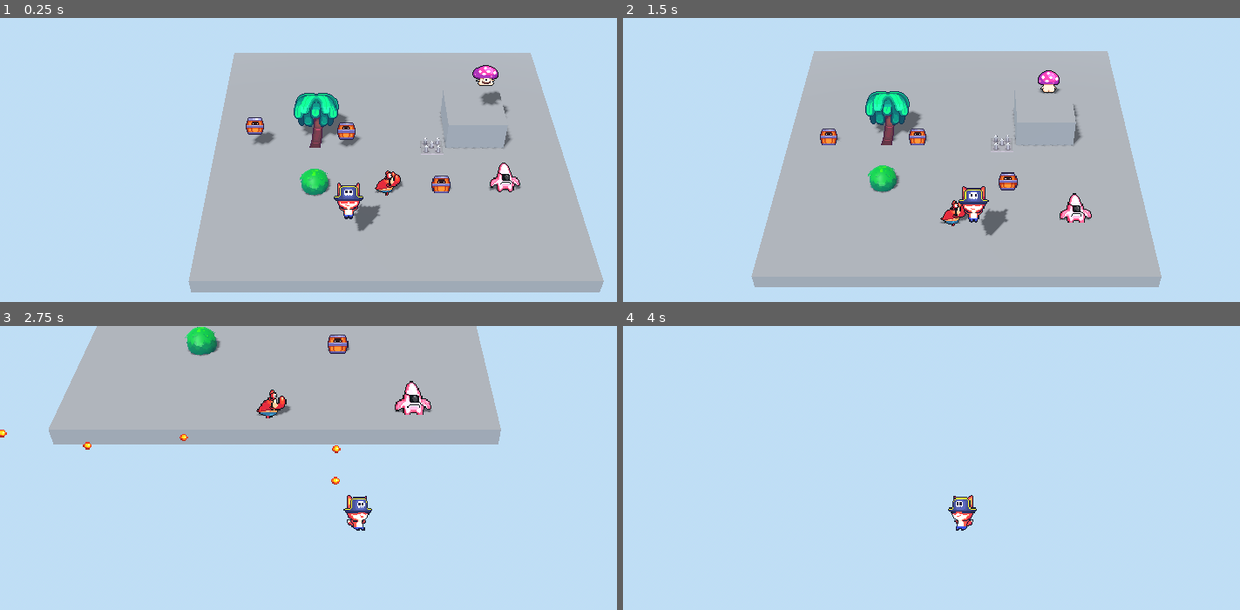
Above: before the commit, frames 1-4 (two rows, left to right).
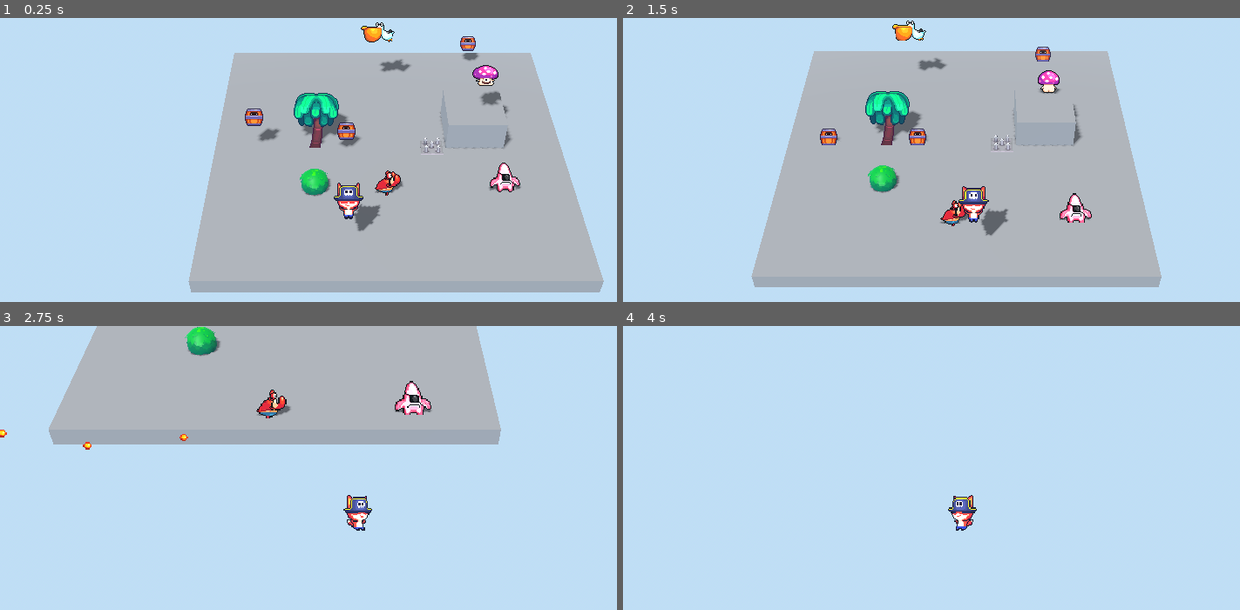
Above: after the commit, the same moments.

Repository: heimingtou/3D-Start2
Game: Godot game, scene res://tests/test.tscn
Same seed, same stepped clock (60 frames per second), same inputs: the game is played once before the commit and once after it.
Inputs:
- Up to frame 1 (0.25 s): no input
- Up to frame 2 (1.5 s): hold D (right) 0.53-1.28 s; tap X (carry) at 0.6 s; tap Space (jump) at 0.77 s; hold S (down) from 1.28 s (still down); tap C (attack) at 1.35 s
- Up to frame 3 (2.75 s): tap Space (jump) at 1.52 s; tap X (carry) at 1.55, 2.1 s; release S (down) at 2.03 s; hold D (right) from 2.03 s (still down)
- Up to frame 4 (4 s): release D (right) at 2.78 s; hold W (up) 2.78-3.53 s; tap X (carry) at 2.85, 3.8 s; tap Space (jump) at 3.02, 3.77 s; hold A (left) from 3.53 s (still down); tap C (attack) at 3.6 s

The runs differ from the first frame. In frame 1, 1.1% of the frame differs, in the area x 39-78%, y 1-62%; in frame 2, 0.7%; in frame 3, 0.3%; in frame 4, nothing differs.

Commit message:
add  pelican

Diff:
--- a/scenes/enemies/mushroom/throw.gd
+++ b/scenes/enemies/mushroom/throw.gd
@@ -8,17 +8,12 @@
 
 # Called every frame. 'delta' is the elapsed time since the previous frame.
 func _update(delta: float) -> void:
-	# Lấy trọng lực của dự án (hoặc tự định nghĩa số âm như -9.8 * 2)
+
 	var gravity = 24
 
-	# Nếu enemy chưa chạm đất, trừ dần vận tốc Y xuống để tạo đường cong rơi xuống
+
 	if not obj.is_on_floor():
 		obj.velocity.y -= gravity * delta
 	else:
-		# Khi chạm đất, có thể dừng lại hoặc chuyển về trạng thái Idle/Die tùy ý
 		obj.velocity = Vector3.ZERO
 		fsm.change_state(fsm.states.run)
-		# change_state(fsm.states.idle)
-
-	# Cho phép enemy di chuyển theo velocity đã tính toán
-	obj.move_and_slide()
--- /dev/null
+++ b/scenes/enemies/pelican/fly.gd
@@ -0,0 +1,26 @@
+extends EnemyState
+@export var shoot_interval: float = 1.5
+
+func _enter() -> void:
+	obj.change_animation("fly")
+	timer = shoot_interval
+
+func _update(_delta: float) -> void:
+	if update_timer(_delta):
+		change_state(fsm.states.shoot)
+	var step: Vector3 = obj.forward() * obj.movement_speed
+	obj.velocity.x = step.x
+	obj. velocity.z = step.z
+	if step.x > 0.0:
+		obj.change_direction("right")
+	elif step.x < 0.0:
+		obj.change_direction("left")
+	if _should_turn_around():
+		obj. turn_around()
+
+func _should_turn_around() -> bool:
+	if obj.is_touch_wall():
+		return true
+	if  obj.is_can_fall():
+		return true
+	return false
--- /dev/null
+++ b/scenes/enemies/pelican/pelican.gd
@@ -0,0 +1,12 @@
+
+extends EnemyCharacter
+@export var bullet_speed: float = 12.0
+@onready var bullet_factory: Node3DFactory = $Direction/BulletFactory
+
+func _ready() -> void:
+	fsm = FSM.new(self, $States, $States/Fly)
+	super._ready()
+
+func fire() -> void:
+	var bullet := bullet_factory.create() as RigidBody3D
+	bullet.apply_impulse(Vector3.DOWN * bullet_speed)
--- /dev/null
+++ b/scenes/enemies/pelican/pelican.tscn
@@ -0,0 +1,198 @@
+[gd_scene format=3 uid="uid://cdhqe8uthxvh8"]
+
+[ext_resource type="PackedScene" path="res://scenes/base_character.tscn" id="1_noiek"]
+[ext_resource type="Script" uid="uid://b6evnd8d00ce6" path="res://scenes/enemies/pelican/pelican.gd" id="2_d6m5r"]
+[ext_resource type="Texture2D" uid="uid://duligii226n2f" path="res://assets/monsters/pelican/pelican_01.png" id="2_vr358"]
+[ext_resource type="Texture2D" uid="uid://nr205cqibp41" path="res://assets/monsters/pelican/pelican_02.png" id="3_bmy0r"]
+[ext_resource type="Texture2D" uid="uid://cyp2jvltobclg" path="res://assets/monsters/pelican/pelican_03.png" id="4_2chkd"]
+[ext_resource type="Texture2D" uid="uid://qo2n556q2ah4" path="res://assets/monsters/pelican/pelican_04.png" id="5_d6m5r"]
+[ext_resource type="Texture2D" uid="uid://u6ikfgef0bem" path="res://assets/monsters/pelican/pelican_atk_01.png" id="7_8et0h"]
+[ext_resource type="Script" uid="uid://cfxnsynh7lfka" path="res://scenes/enemies/pelican/fly.gd" id="7_8mv74"]
+[ext_resource type="Script" uid="uid://bec57758p7ipw" path="res://scripts/node3d_factory.gd" id="7_uckb8"]
+[ext_resource type="Texture2D" uid="uid://b5y8bev35pnvy" path="res://assets/monsters/pelican/pelican_atk_02.png" id="8_2wr8p"]
+[ext_resource type="Texture2D" uid="uid://kh3m5ph2c6wy" path="res://assets/monsters/pelican/pelican_atk_03.png" id="9_i42oo"]
+[ext_resource type="PackedScene" uid="uid://clbsnuxiyccyy" path="res://scenes/enemies/pelican/pelican_bullet.tscn" id="11_i42oo"]
+[ext_resource type="Script" uid="uid://4m8r2p4eg10" path="res://scenes/enemies/pelican/shoot.gd" id="13_i42oo"]
+
+[sub_resource type="Animation" id="Animation_8mv74"]
+length = 0.001
+tracks/0/type = "value"
+tracks/0/imported = false
+tracks/0/enabled = true
+tracks/0/path = NodePath("Sprite3D:texture")
+tracks/0/interp = 1
+tracks/0/loop_wrap = true
+tracks/0/keys = {
+"times": PackedFloat32Array(0),
+"transitions": PackedFloat32Array(1),
+"update": 1,
+"values": [ExtResource("2_vr358")]
+}
+tracks/1/type = "value"
+tracks/1/imported = false
+tracks/1/enabled = true
+tracks/1/path = NodePath("Sprite3D:flip_h")
+tracks/1/interp = 1
+tracks/1/loop_wrap = true
+tracks/1/keys = {
+"times": PackedFloat32Array(0),
+"transitions": PackedFloat32Array(1),
+"update": 1,
+"values": [false]
+}
+
+[sub_resource type="Animation" id="Animation_uckb8"]
+resource_name = "fly_left"
+length = 0.56666666
+loop_mode = 1
+tracks/0/type = "value"
+tracks/0/imported = false
+tracks/0/enabled = true
+tracks/0/path = NodePath("Sprite3D:texture")
+tracks/0/interp = 1
+tracks/0/loop_wrap = true
+tracks/0/keys = {
+"times": PackedFloat32Array(0, 0.2, 0.4, 0.6),
+"transitions": PackedFloat32Array(1, 1, 1, 1),
+"update": 1,
+"values": [ExtResource("2_vr358"), ExtResource("3_bmy0r"), ExtResource("4_2chkd"), ExtResource("5_d6m5r")]
+}
+tracks/1/type = "value"
+tracks/1/imported = false
+tracks/1/enabled = true
+tracks/1/path = NodePath("Sprite3D:flip_h")
+tracks/1/interp = 1
+tracks/1/loop_wrap = true
+tracks/1/keys = {
+"times": PackedFloat32Array(0),
+"transitions": PackedFloat32Array(1),
+"update": 1,
+"values": [true]
+}
+
+[sub_resource type="Animation" id="Animation_xvggs"]
+resource_name = "fly_right"
+length = 0.56666666
+loop_mode = 1
+tracks/0/type = "value"
+tracks/0/imported = false
+tracks/0/enabled = true
+tracks/0/path = NodePath("Sprite3D:texture")
+tracks/0/interp = 1
+tracks/0/loop_wrap = true
+tracks/0/keys = {
+"times": PackedFloat32Array(0, 0.2, 0.4, 0.6),
+"transitions": PackedFloat32Array(1, 1, 1, 1),
+"update": 1,
+"values": [ExtResource("2_vr358"), ExtResource("3_bmy0r"), ExtResource("4_2chkd"), ExtResource("5_d6m5r")]
+}
+tracks/1/type = "value"
+tracks/1/imported = false
+tracks/1/enabled = true
+tracks/1/path = NodePath("Sprite3D:flip_h")
+tracks/1/interp = 1
+tracks/1/loop_wrap = true
+tracks/1/keys = {
+"times": PackedFloat32Array(0),
+"transitions": PackedFloat32Array(1),
+"update": 1,
+"values": [false]
+}
+
+[sub_resource type="Animation" id="Animation_6861i"]
+resource_name = "shoot_left"
+length = 0.56666666
+tracks/0/type = "value"
+tracks/0/imported = false
+tracks/0/enabled = true
+tracks/0/path = NodePath("Sprite3D:texture")
+tracks/0/interp = 1
+tracks/0/loop_wrap = true
+tracks/0/keys = {
+"times": PackedFloat32Array(0, 0.2, 0.4),
+"transitions": PackedFloat32Array(1, 1, 1),
+"update": 1,
+"values": [ExtResource("7_8et0h"), ExtResource("8_2wr8p"), ExtResource("9_i42oo")]
+}
+tracks/1/type = "value"
+tracks/1/imported = false
+tracks/1/enabled = true
+tracks/1/path = NodePath("Sprite3D:flip_h")
+tracks/1/interp = 1
+tracks/1/loop_wrap = true
+tracks/1/keys = {
+"times": PackedFloat32Array(0),
+"transitions": PackedFloat32Array(1),
+"update": 1,
+"values": [true]
+}
+
+[sub_resource type="Animation" id="Animation_jaktw"]
+resource_name = "shoot_right"
+length = 0.56666666
+tracks/0/type = "value"
+tracks/0/imported = false
+tracks/0/enabled = true
+tracks/0/path = NodePath("Sprite3D:texture")
+tracks/0/interp = 1
+tracks/0/loop_wrap = true
+tracks/0/keys = {
+"times": PackedFloat32Array(0, 0.2, 0.4),
+"transitions": PackedFloat32Array(1, 1, 1),
+"update": 1,
+"values": [ExtResource("7_8et0h"), ExtResource("8_2wr8p"), ExtResource("9_i42oo")]
+}
+tracks/1/type = "value"
+tracks/1/imported = false
+tracks/1/enabled = true
+tracks/1/path = NodePath("Sprite3D:flip_h")
+tracks/1/interp = 1
+tracks/1/loop_wrap = true
+tracks/1/keys = {
+"times": PackedFloat32Array(0),
+"transitions": PackedFloat32Array(1),
+"update": 1,
+"values": [false]
+}
+
+[sub_resource type="AnimationLibrary" id="AnimationLibrary_8et0h"]
+_data = {
+&"RESET": SubResource("Animation_8mv74"),
+&"fly_left": SubResource("Animation_uckb8"),
+&"fly_right": SubResource("Animation_xvggs"),
+&"shoot_left": SubResource("Animation_6861i"),
+&"shoot_right": SubResource("Animation_jaktw")
+}
+
+[sub_resource type="BoxShape3D" id="BoxShape3D_uckb8"]
+
+[node name="pelican" unique_id=819331294 instance=ExtResource("1_noiek")]
+script = ExtResource("2_d6m5r")
+bullet_speed = 12.0
+gravity = 0.0
+
+[node name="Sprite3D" parent="." index="0"]
+texture = ExtResource("2_vr358")
+
+[node name="AnimationPlayer" parent="." index="1"]
+libraries/ = SubResource("AnimationLibrary_8et0h")
+
+[node name="DownRayCast3D" type="RayCast3D" parent="Direction" index="0" unique_id=1189735436]
+transform = Transform3D(1, 0, 0, 0, 1, 0, 0, 0, 1, 0, 0.5, 2.5)
+target_position = Vector3(0, -8, 0)
+
+[node name="BulletFactory" type="Marker3D" parent="Direction" index="1" unique_id=1872903637]
+script = ExtResource("7_uckb8")
+product_packed_scene = ExtResource("11_i42oo")
+target_container_name = &"Bullets"
+metadata/_custom_type_script = "uid://bec57758p7ipw"
+
+[node name="CollisionShape3D" parent="." index="3"]
+transform = Transform3D(1, 0, 0, 0, 1, 0, 0, 0, 1, 0, 0.5, 0)
+shape = SubResource("BoxShape3D_uckb8")
+
+[node name="Fly" type="Node" parent="States" index="0" unique_id=305411456]
+script = ExtResource("7_8mv74")
+
+[node name="Shoot" type="Node" parent="States" index="1" unique_id=125006635]
+script = ExtResource("13_i42oo")
--- /dev/null
+++ b/scenes/enemies/pelican/pelican_bullet.gd
@@ -0,0 +1,15 @@
+extends RigidBody3D
+
+@export var lifetime: float = 2.0
+
+
+func _ready() -> void:
+	$HitArea3D.hitted. connect(_on_hitted)
+	#body_entered. connect(_on_body_entered)
+	get_tree().create_timer(lifetime).timeout.connect(queue_free)
+
+func _on_hitted(_area: Area3D) -> void:
+	queue_free()
+
+func _on_body_entered(_body: Node3D) -> void:
+	queue_free()
--- /dev/null
+++ b/scenes/enemies/pelican/pelican_bullet.tscn
@@ -0,0 +1,14 @@
+[gd_scene format=3 uid="uid://clbsnuxiyccyy"]
+
+[ext_resource type="PackedScene" uid="uid://ctys44sfapfqa" path="res://scenes/enemies/barrel/barrel_bullet.tscn" id="1_qhkdk"]
+[ext_resource type="Script" uid="uid://hcp6bwtaw6op" path="res://scenes/enemies/pelican/pelican_bullet.gd" id="2_k6etb"]
+[ext_resource type="Texture2D" uid="uid://dkypf11ypwn8c" path="res://assets/monsters/pelican/pelican_bullet.png" id="2_ox40g"]
+
+[node name="PelicanBullet" unique_id=258108627 instance=ExtResource("1_qhkdk")]
+physics_material_override = null
+script = ExtResource("2_k6etb")
+lifetime = 2.0
+
+[node name="Sprite3D" parent="." index="0" unique_id=2104960933]
+transform = Transform3D(0.5, 0, 0, 0, 0.5, 0, 0, 0, 0.5, 0, 0, 0)
+texture = ExtResource("2_ox40g")
--- /dev/null
+++ b/scenes/enemies/pelican/shoot.gd
@@ -0,0 +1,27 @@
+extends EnemyState
+
+@export var shoot_delay: float = 0.2
+@export var bullet_shoot: float=2.0
+var _fire_timer: float = 0.0
+var _has_fired: bool = false
+var _count_bullet: float=0.0
+
+func _enter() -> void:
+	obj.change_animation("shoot")
+	obj.stop_move()
+	_count_bullet=bullet_shoot
+	_has_fired = false
+	_fire_timer = shoot_delay
+# Length taken from the animation itself - see the same kind of notein the fox's Attack state.
+	timer = obj.anim_player.get_animation("shoot_%s" %
+obj.direction).length
+
+func _update(delta: float) -> void:
+	if _count_bullet>0:
+		_fire_timer -= delta
+		if _fire_timer <= 0.0:
+			obj.fire()
+			_count_bullet-=1
+			_fire_timer=shoot_delay
+	if update_timer(delta):
+		change_state(fsm.states.fly)
--- a/scenes/enemies/states/run.gd
+++ b/scenes/enemies/states/run.gd
@@ -4,7 +4,7 @@
 	obj.change_animation("run")
 
 func _update(_delta: float) -> void:
-	var step: Vector3 = obj. forward() * obj.movement_speed
+	var step: Vector3 = obj.forward() * obj.movement_speed
 	obj.velocity.x = step.x
 	obj. velocity.z = step.z
 	if _should_turn_around():
--- a/scenes/player/states/carry.gd
+++ b/scenes/player/states/carry.gd
@@ -17,7 +17,7 @@
 	lift_tween.set_ease(Tween.EASE_OUT)
 	lift_tween.set_trans(Tween.TRANS_QUAD)
 	lift_tween.tween_property(obj.held, "position", Vector3.ZERO, 0.18)
-
+	obj.change_animation("carry")
 	# Khi tween chạy xong (hết 0.18 giây) thì mở khóa cho phép di chuyển và nhận input trở lại
 
 
@@ -42,7 +42,11 @@
 		obj.held.be_throw(throw_dir)
 		obj.is_hold=false
 		change_state(fsm.states.throw)
-	control_moving()
+	var is_moving=move_by_input(0.6)
+	if is_moving:
+		obj.change_animation("carry_run")
+	else:
+		obj.change_animation("carry")
 
 	#Do nothing while still lifting
 	#If "carry" is pressed -> obj.held.be_thrown(...), obj.held = null, then switch to state Throw
--- a/scenes/player/states/idle.gd
+++ b/scenes/player/states/idle.gd
@@ -1,10 +1,8 @@
 extends PlayerState
 
 func _enter() -> void:
-	if obj.is_hold:
-		obj.change_animation("carry_idle")
-	else:
-		obj.change_animation("idle")
+
+	obj.change_animation("idle")
 
 # scenes/player/states/idle.gd
 func _update(_delta: float) -> void:
--- a/scenes/player/states/run.gd
+++ b/scenes/player/states/run.gd
@@ -1,10 +1,7 @@
 extends PlayerState
 
 func _enter() -> void:
-	if obj.is_hold:
-		obj.change_animation("carry_run")
-	else:
-		obj.change_animation("run")
+	obj.change_animation("run")
 
 func _update(delta: float):
 	if control_attack():
--- a/tests/test.tscn
+++ b/tests/test.tscn
@@ -11,6 +11,7 @@
 [ext_resource type="PackedScene" uid="uid://bihyg8igvc43f" path="res://scenes/enemies/barrel/barrel_wait.tscn" id="9_7y2ik"]
 [ext_resource type="PackedScene" uid="uid://cafv37vlga7nj" path="res://scenes/enemies/starfish/starfish.tscn" id="9_ymr3d"]
 [ext_resource type="PackedScene" uid="uid://bhy2jt26n1gwm" path="res://scenes/enemies/barrel/barrel_rotate.tscn" id="10_5fw7c"]
+[ext_resource type="PackedScene" uid="uid://cdhqe8uthxvh8" path="res://scenes/enemies/pelican/pelican.tscn" id="12_vxaqg"]
 
 [sub_resource type="BoxMesh" id="BoxMesh_mm0ke"]
 size = Vector3(24, 1, 24)
@@ -101,7 +102,7 @@
 transform = Transform3D(1, 0, 0, 0, 1, 0, 0, 0, 1, 3, 1, 0)
 
 [node name="Barrel" parent="." unique_id=857801287 instance=ExtResource("8_mm0ke")]
-transform = Transform3D(1, 0, 0, 0, 1, 0, 0, 0, 1, 3.2707992, 1.6136379, 4.5998545)
+transform = Transform3D(1, 0, 0, 0, 1, 0, 0, 0, 1, 6.6228433, 2.9362745, -10.4989)
 
 [node name="Barrel_wait" parent="." unique_id=151657773 instance=ExtResource("9_7y2ik")]
 transform = Transform3D(1, 0, 0, 0, 1, 0, 0, 0, 1, -2.9144344, 2.5605822, 0)
@@ -110,4 +111,7 @@
 transform = Transform3D(1, 0, 0, 0, 1, 0, 0, 0, 1, 7.4842634, 1.8722944, 3.8881059)
 
 [node name="Barrel_Rotate" parent="." unique_id=941622764 instance=ExtResource("10_5fw7c")]
-transform = Transform3D(1, 0, 0, 0, 1, 0, 0, 0, 1, -9.128919, 2.9837818, 0)
+transform = Transform3D(1, 0, 0, 0, 1, 0, 0, 0, 1, -9.128919, 3.761138, 0)
+
+[node name="pelican" parent="." unique_id=819331294 instance=ExtResource("12_vxaqg")]
+transform = Transform3D(0.99999994, 0, 0, 0, 0.99999994, 0, 0, 0, 1, 0, 5.237213, -7.8384666)
Not shown, added: scenes/enemies/pelican/fly.gd.uid
Not shown, added: scenes/enemies/pelican/pelican.gd.uid
Not shown, added: scenes/enemies/pelican/pelican_bullet.gd.uid
Not shown, added: scenes/enemies/pelican/shoot.gd.uid
